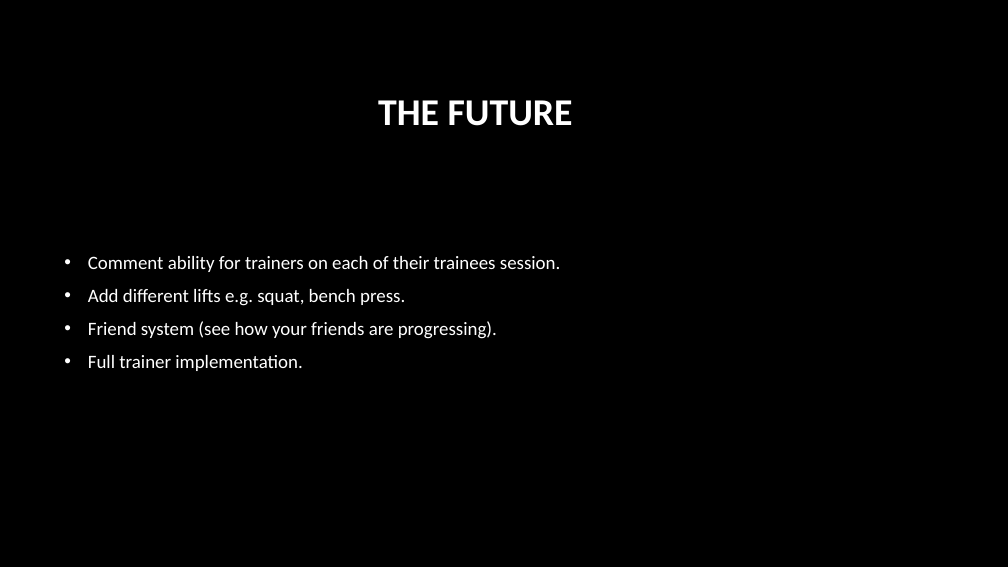
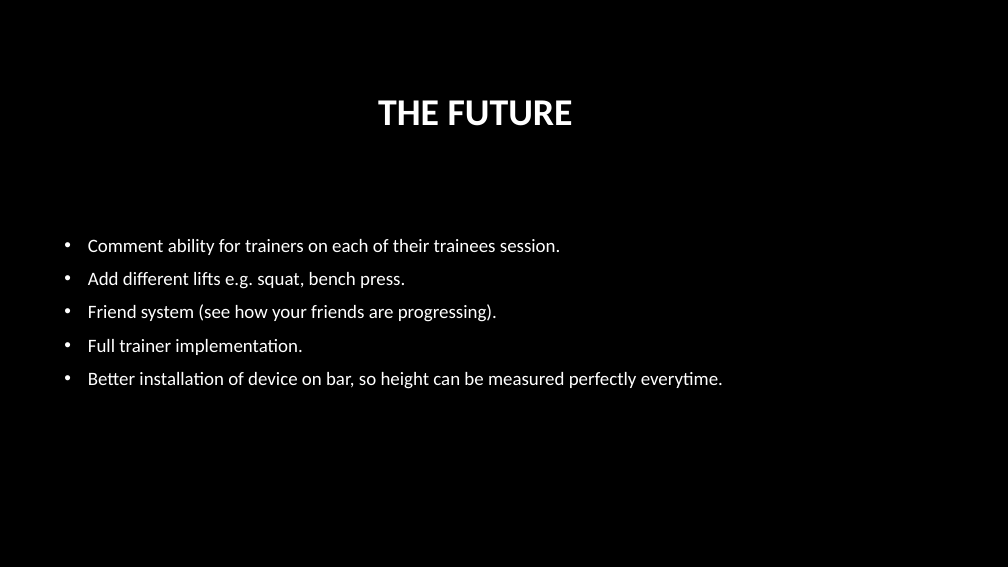
Before and after one commit to MarkByrneDKIT/SetStats, a slide deck: slide 5 of SetStats_finalScreenCast.pptx. Drawn at 1008x567 pixels with LibreOffice and Linux fonts; fonts in the diff are those of the drawing; background and template pictures are left out. Boxes give left, top, right and bottom in pixels: in the first picture for what was removed or moved away, otherwise in the second. Text is boxed around its words. In the diff, an @@ line names an element or a change of style, - is before the commit and + after.

```diff
--- a/SetStats_finalScreenCast.pptx
+++ b/SetStats_finalScreenCast.pptx
@@ text at [88,372,723,389]: paragraph added @@
+• Better installation of device on bar, so height can be measured perfectly everytime.
```
Also in this commit, not shown: 1 other slide changed.
